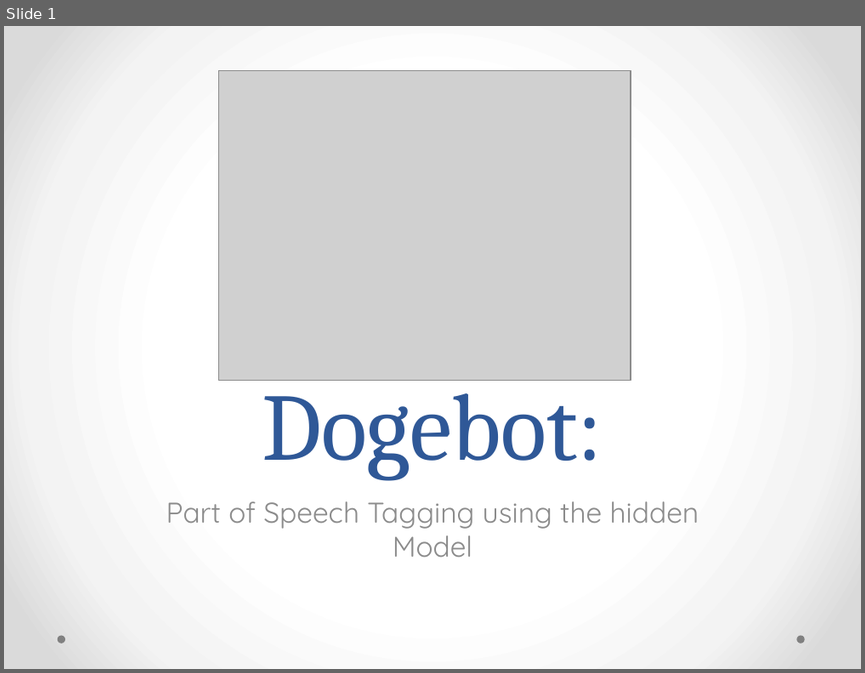
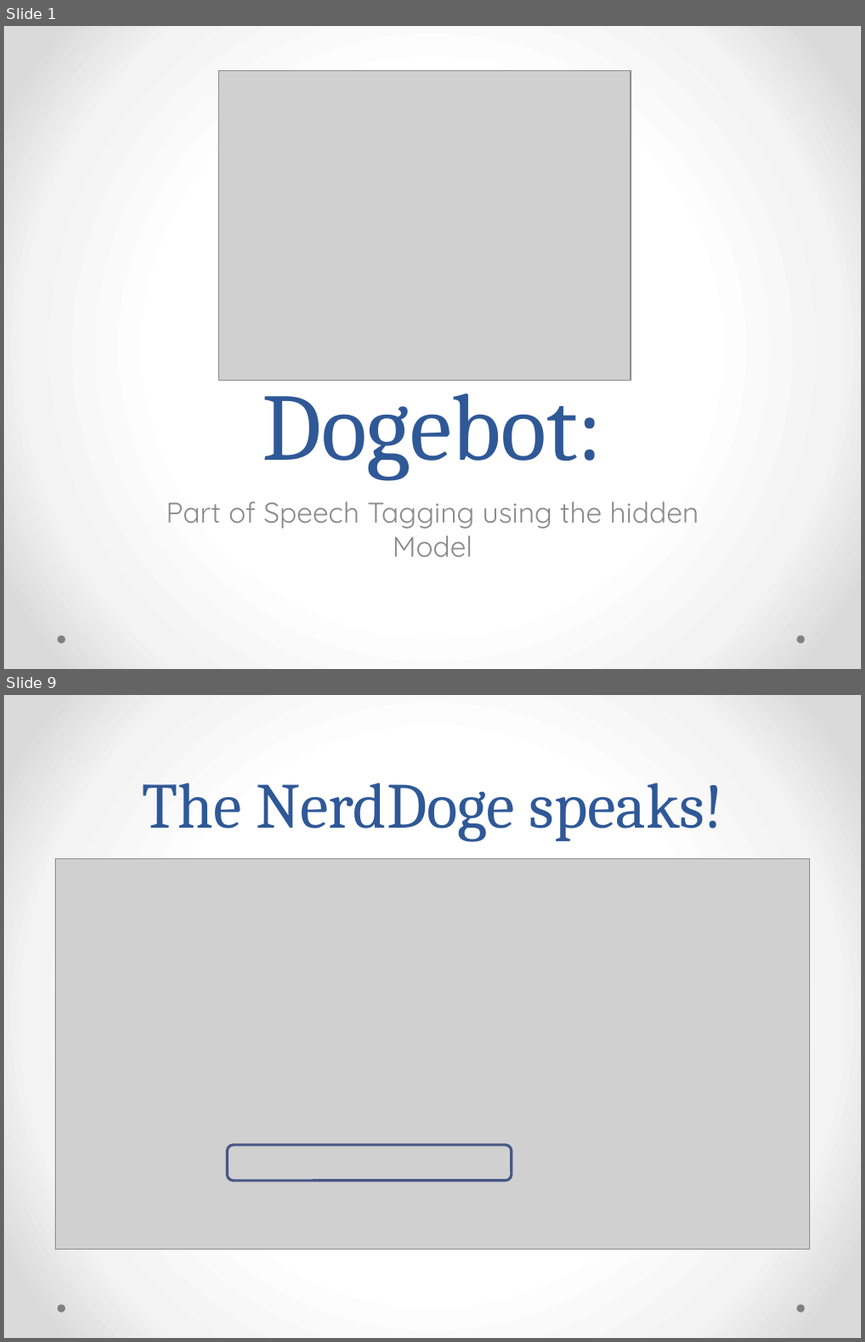
Before and after one commit to JessJKitty/CS51-Doge, a slide deck: Doge_presentation.pptx. Shown one above the other, each under a label of ours: slide 1 before the commit, slides 1 and 9 after it; the slides between them are not shown. The pictures are 865x673 and 865x1342 pixels, drawn with LibreOffice and Linux fonts; fonts in the diff are those of the drawing; grey boxes stand for pictures. Boxes give left, top, right and bottom in pixels: in the first picture for what was removed or moved away, otherwise in the second. Text is boxed around its words. In the diff, an @@ line names an element or a change of style, - is before the commit and + after.

```diff
--- a/Doge_presentation.pptx
+++ b/Doge_presentation.pptx
@@ slide 9 added at (x1=4, y1=695, x2=861, y2=1338), background gradient #FFFFFF to #F4F4F4 to #DADADA; not listed: 2 template elements that a slide beside it also shows @@
@@ title added at (x1=142, y1=783, x2=722, y2=841), 54 pt, text #2F5897 @@
+The NerdDoge speaks!
@@ picture added at (x1=55, y1=859, x2=810, y2=1248) @@
@@ rounded rectangle added at (x1=227, y1=1145, x2=511, y2=1181), outline #475785 2.25 pt @@
```
Also in this commit, not shown: 7 other slides added.
